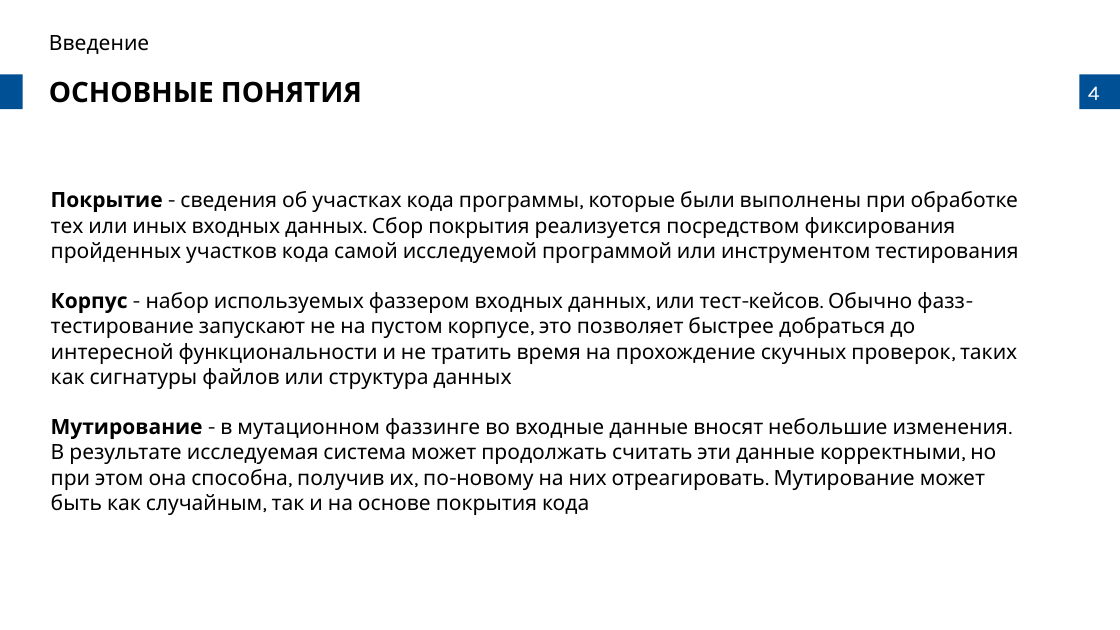
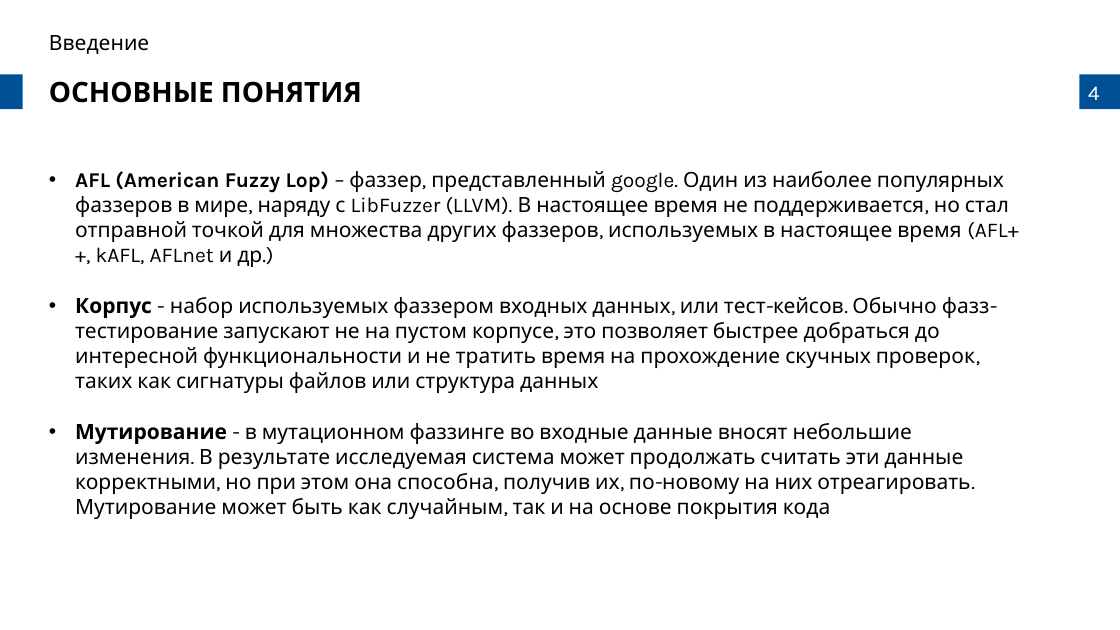
Before and after one commit to prostoAlexandr/BeeTech_2024, a slide deck: slide 4 of Belikov_Virtual_machine_fuzzing_types_and_approaches.pptx. Drawn at 1120x630 pixels with LibreOffice and Linux fonts; fonts in the diff are those of the drawing; background and template pictures are left out. Boxes give left, top, right and bottom in pixels: in the first picture for what was removed or moved away, otherwise in the second. Text is boxed around its words. In the diff, an @@ line names an element or a change of style, - is before the commit and + after.

```diff
--- a/Belikov_Virtual_machine_fuzzing_types_and_approaches.pptx
+++ b/Belikov_Virtual_machine_fuzzing_types_and_approaches.pptx
@@ text "AFL (American Fuzzy Lop) – ...": place and size @@
-text "AFL (American Fuzzy Lop) – ..." at (51,191,1018,515)
+text "AFL (American Fuzzy Lop) – ..." at (75,171,1019,519)
@@ text at (75,171,1019,267): text changed @@
-Покрытие - сведения об участках кода программы, которые были выполнены при обработке тех или иных входных данных. Сбор покрытия реализуется посредством фиксирования пройденных участков кода самой исследуемой программой или инструментом тестирования
+• AFL (American Fuzzy Lop) – фаззер, представленный google. Один из наиболее популярных фаззеров в мире, наряду с LibFuzzer (LLVM). В настоящее время не поддерживается, но стал отправной точкой для множества других фаззеров, используемых в настоящее время (AFL++, kAFL, AFLnet и др.)
@@ text at (75,297,990,519): bullet none to • @@
```
Also in this commit, not shown: 10 other slides changed, 7 slides added, 2 slides removed, 1 other file.
